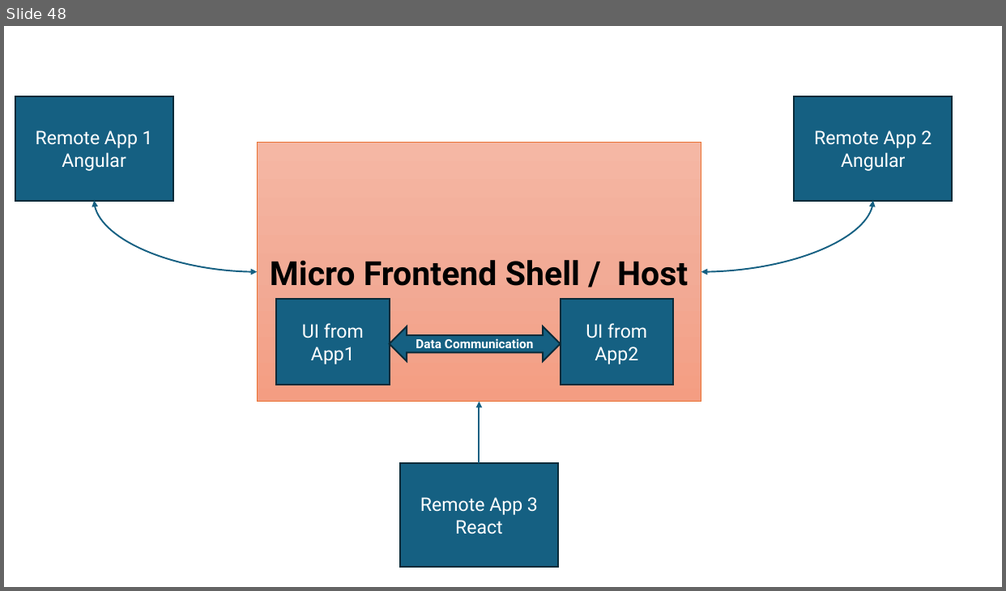
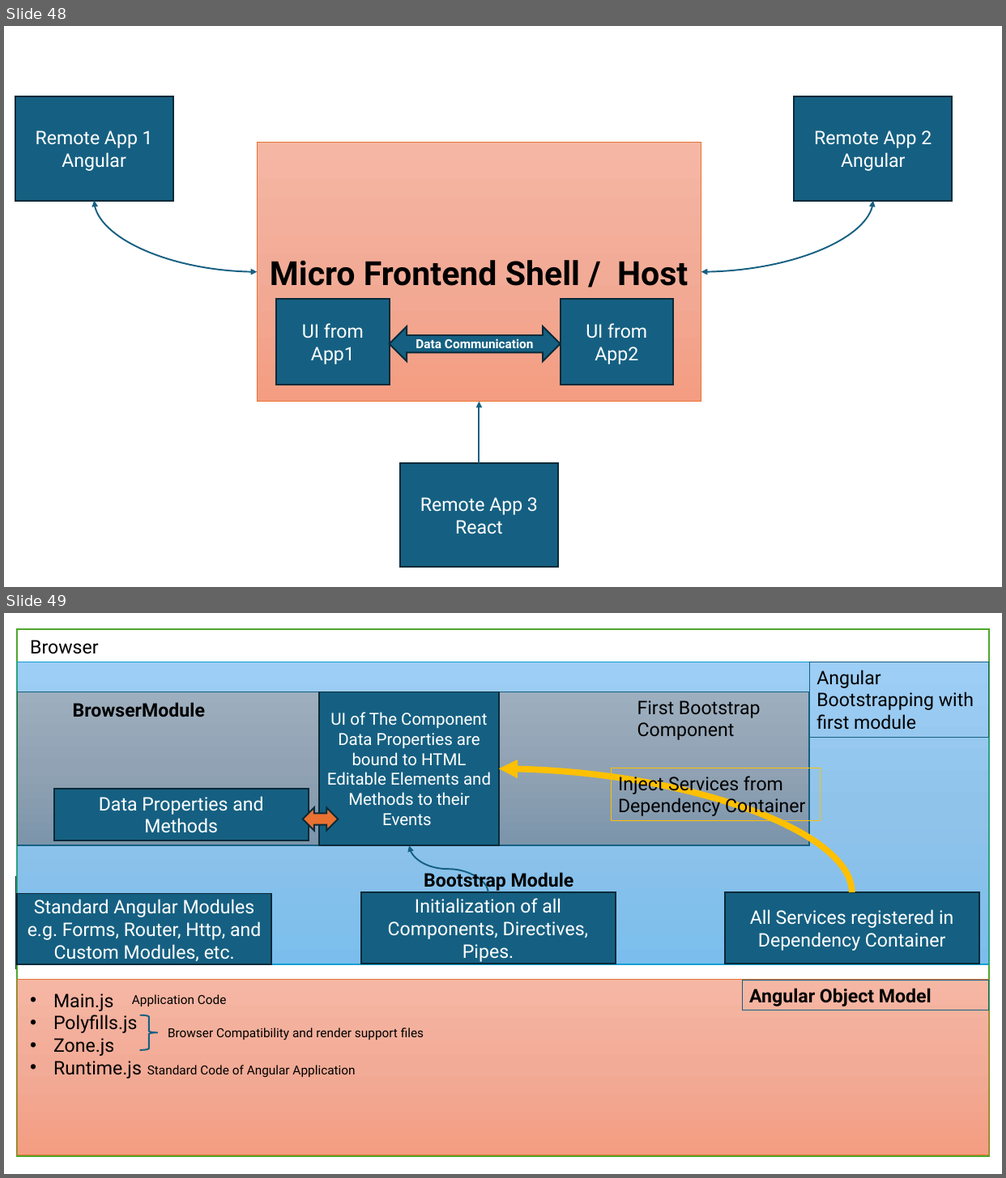
Before and after one commit to maheshsabnis/ng17guard, a slide deck: my-ng-app/Angular_Training_Images.pptx. Shown one above the other, each under a label of ours: slide 48 before the commit, slides 48 and 49 after it. The pictures are 1006x591 and 1006x1178 pixels, drawn with LibreOffice and Linux fonts; fonts in the diff are those of the drawing. Boxes give left, top, right and bottom in pixels: in the first picture for what was removed or moved away, otherwise in the second. Text is boxed around its words. In the diff, an @@ line names an element or a change of style, - is before the commit and + after.

```diff
--- a/my-ng-app/Angular_Training_Images.pptx
+++ b/my-ng-app/Angular_Training_Images.pptx
@@ slide 49 added at <box>4,613,1002,1174</box>, background #FFFFFF @@
@@ rectangle added at <box>18,628,989,1157</box>, fill #FFFFFF, outline #4EA72E 1.5 pt @@
@@ text added at <box>30,640,98,654</box>, 18 pt, text #000000 @@
+Browser
@@ rectangle added at <box>18,662,989,964</box>, fill gradient #9ECFF5 to #90C4EB to #7CBEED, outline #0F9ED5 1 pt @@
@@ rectangle added at <box>809,662,989,737</box>, outline #156082 0.75 pt, 18 pt, text #000000 @@
+Angular Bootstrapping with first module
@@ rectangle added at <box>18,692,809,845</box>, fill gradient #9EAFBF to #91A3B4 to #7C95AB, outline #156082 1 pt @@
@@ text added at <box>73,702,205,717</box>, 18 pt, text #000000, bold @@
+BrowserModule
@@ rectangle added at <box>319,692,499,845</box>, fill #156082, outline #092A39 1.5 pt, 16 pt, text #FFFFFF @@
+UI of The Component
+Data Properties are bound to HTML Editable Elements and Methods to their Events
@@ text added at <box>637,700,761,740</box>, 18 pt, text #000000 @@
+First Bootstrap Component
@@ curved arrow added from (852, 893) to (499, 769), #FFC000 6 pt @@
@@ rectangle added at <box>612,768,820,821</box>, outline #FFC000 0.75 pt, 18 pt, text #000000 @@
+Inject Services from Dependency Container
@@ rectangle added at <box>54,789,309,841</box>, fill #156082, outline #092A39 1.5 pt, 18 pt, text #FFFFFF @@
+Data Properties and Methods
@@ left right arrow added at <box>303,807,338,831</box>, fill #E97132, outline #092A39 1.5 pt @@
@@ curved arrow added from (488, 893) to (409, 845), #156082 1.5 pt @@
@@ rectangle added at <box>16,877,987,969</box>, fill #156082, outline #092A39 1.5 pt @@
@@ text added at <box>424,870,574,891</box>, 18 pt, text #000000, bold @@
+Bootstrap Module
@@ rectangle added at <box>18,894,272,965</box>, fill #156082, outline #092A39 1.5 pt, 18 pt, text #FFFFFF @@
+Standard Angular Modules
+e.g. Forms, Router, Http, and Custom Modules, etc.
@@ rectangle added at <box>361,893,616,964</box>, fill #156082, outline #092A39 1.5 pt, 18 pt, text #FFFFFF @@
+Initialization of all Components, Directives, Pipes.
@@ rectangle added at <box>725,893,979,964</box>, fill #156082, outline #092A39 1.5 pt, 18 pt, text #FFFFFF @@
+All Services registered in Dependency Container
@@ rectangle added at <box>18,980,989,1156</box>, fill gradient #F5B8A5 to #F2AB96 to #F59E82, outline #E97132 1 pt @@
@@ text added at <box>53,994,142,1079</box>, 18 pt, text #000000 @@
+• Main.js
+• Polyfills.js
+• Zone.js
+• Runtime.js
@@ text added at <box>132,995,227,1007</box>, 12 pt, text #000000 @@
+Application Code
@@ rectangle added at <box>742,981,989,1011</box>, outline #156082 0.75 pt, 18 pt, text #000000, bold @@
+Angular Object Model
@@ right brace added at <box>139,1016,157,1051</box>, outline #156082 1.5 pt @@
@@ text added at <box>168,1028,424,1041</box>, 12 pt, text #000000 @@
+Browser Compatibility and render support files
@@ text added at <box>147,1065,355,1077</box>, 12 pt, text #000000 @@
+Standard Code of Angular Application
```
Also in this commit, not shown: 5 other slides added, 1 other file.
